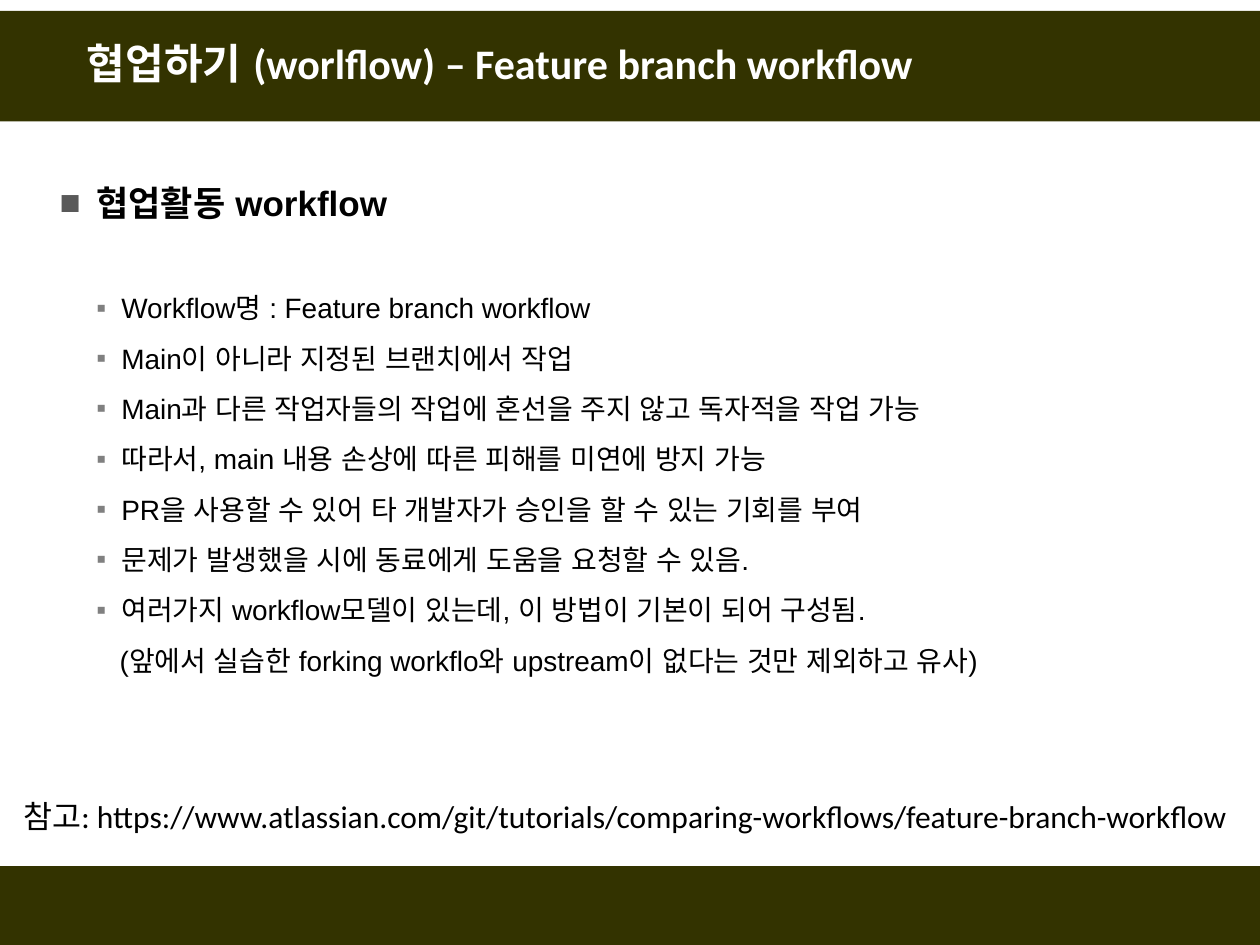
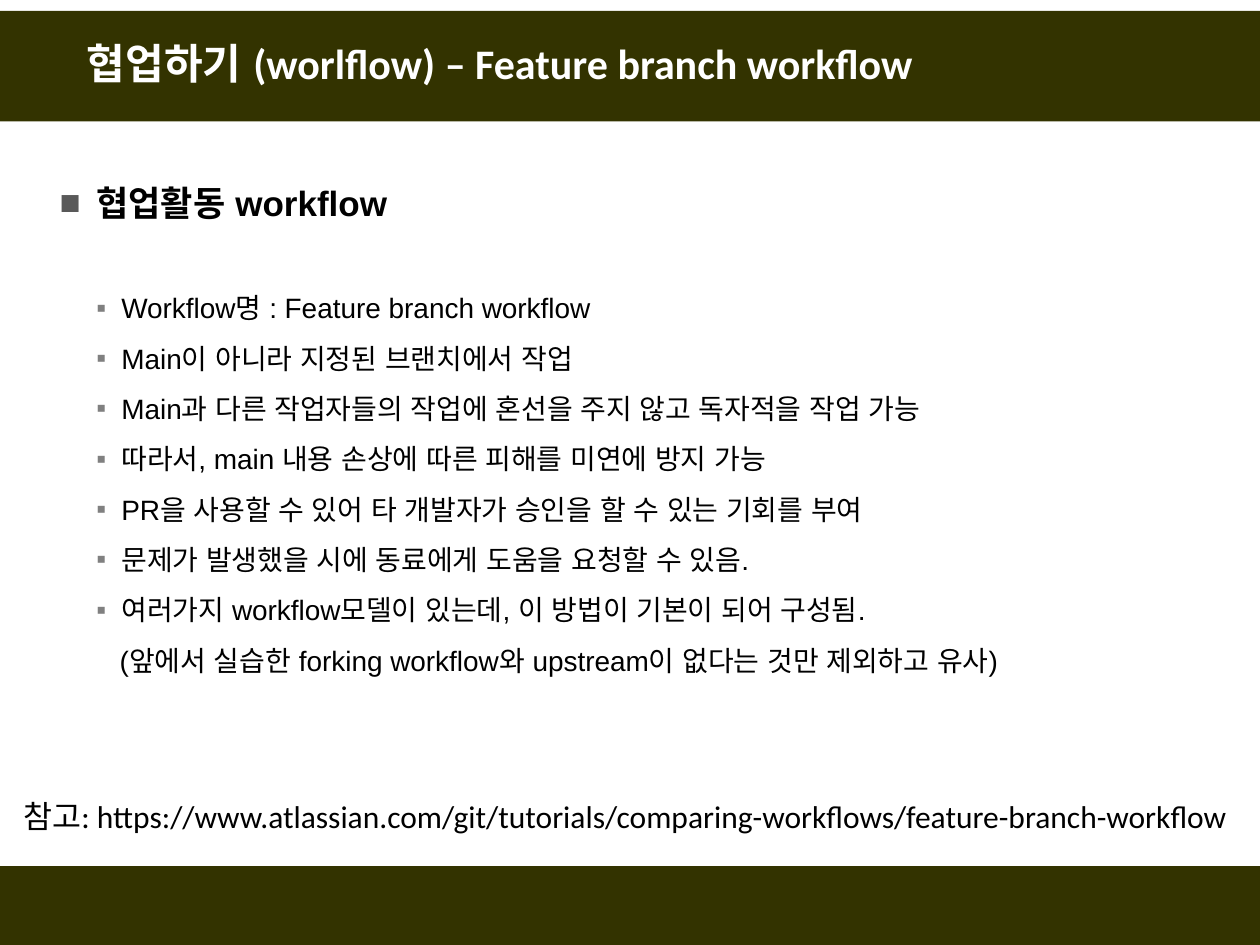
Before and after one commit to fasthill/github-lecture, a slide deck: slide 30 of git및github첫걸음4-협업하기.pptx. Drawn at 1260x945 pixels with LibreOffice and Linux fonts; fonts in the diff are those of the drawing. Boxes give left, top, right and bottom in pixels: in the first picture for what was removed or moved away, otherwise in the second. Text is boxed around its words. In the diff, an @@ line names an element or a change of style, - is before the commit and + after.

```diff
--- a/git및github첫걸음4-협업하기.pptx
+++ b/git및github첫걸음4-협업하기.pptx
@@ text at box(120, 648, 998, 677): text changed @@
-  (앞에서 실습한 forking workflo와 upstream이 없다는 것만 제외하고 유사)
+  (앞에서 실습한 forking workflow와 upstream이 없다는 것만 제외하고 유사)
```
Also in this commit, not shown: 1 slide added.
